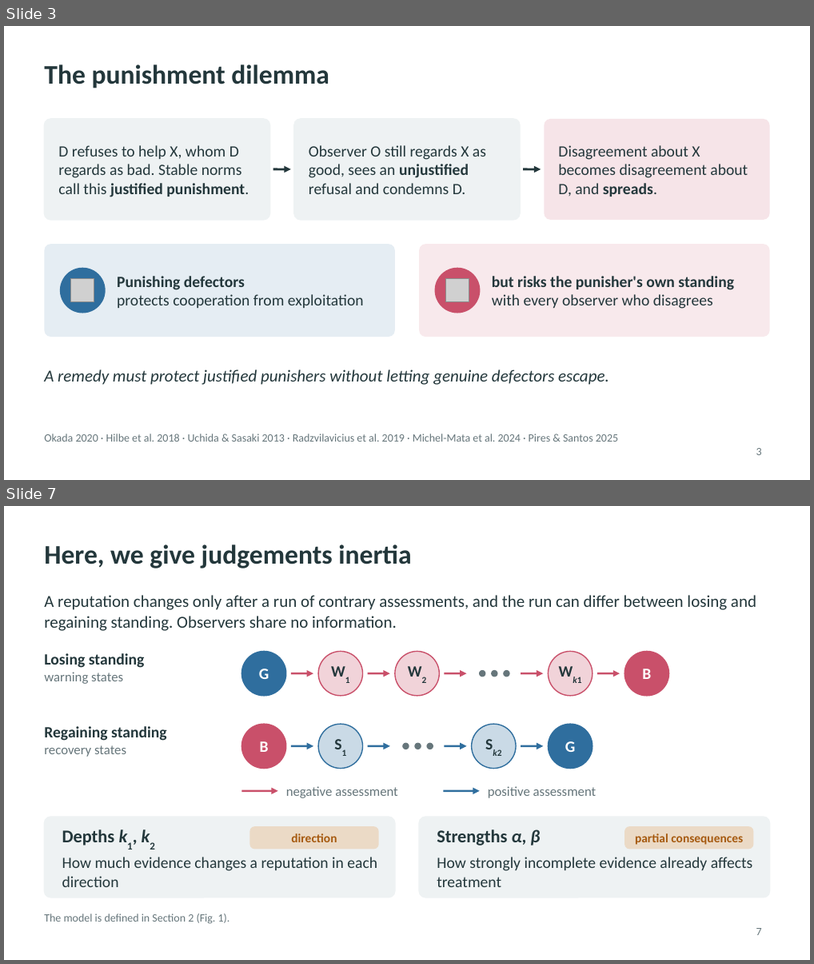
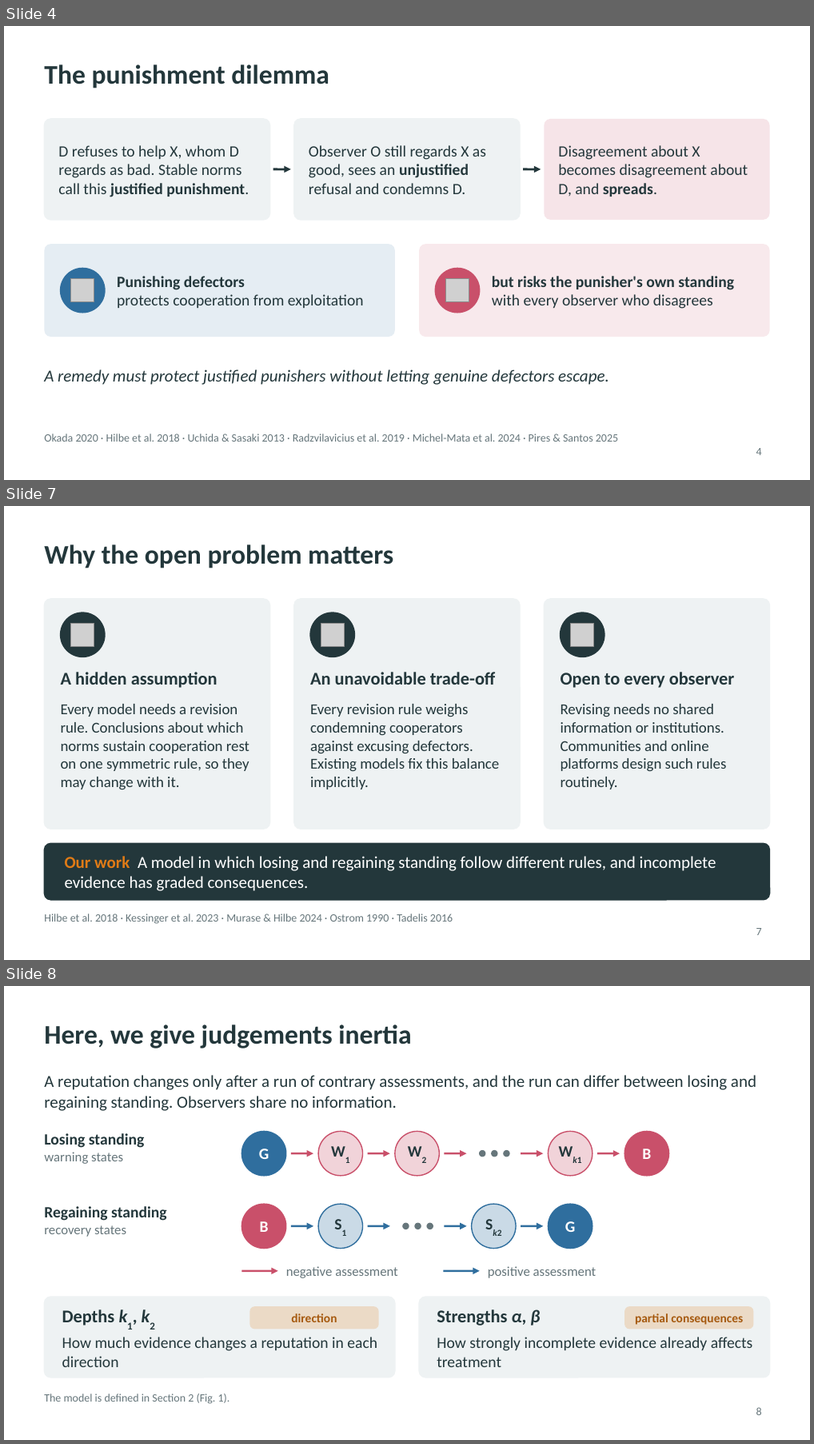
Before and after one commit to JoeWynn7/IR_paper, a slide deck: Slides/IR_motivation_section.pptx. Shown one above the other, each under a label of ours: slides 3 and 7 before the commit, slides 4, 7 and 8 after it; the slides between them are not shown. The pictures are 814x964 and 814x1444 pixels, drawn with LibreOffice and Linux fonts; fonts in the diff are those of the drawing; grey boxes stand for pictures. Boxes give left, top, right and bottom in pixels: in the first picture for what was removed or moved away, otherwise in the second. Text is boxed around its words. In the diff, an @@ line names an element or a change of style, - is before the commit and + after.

```diff
--- a/Slides/IR_motivation_section.pptx
+++ b/Slides/IR_motivation_section.pptx
@@ slide 7 added at [4,506,810,960], background #FFFFFF @@
@@ title added at [44,544,394,568], 24 pt, text #23373B, bold @@
+Why the open problem matters
@@ rounded rectangle added at [44,599,270,828], fill #EEF2F3, outline #EEF2F3 1 pt @@
@@ rounded rectangle added at [294,599,520,828], fill #EEF2F3, outline #EEF2F3 1 pt @@
@@ rounded rectangle added at [544,599,770,828], fill #EEF2F3, outline #EEF2F3 1 pt @@
@@ ellipse added at [61,612,105,656], fill #23373B, outline #23373B 1 pt @@
@@ picture added at [71,623,94,646] @@
@@ ellipse added at [310,612,354,656], fill #23373B, outline #23373B 1 pt @@
@@ picture added at [321,623,344,646] @@
@@ ellipse added at [561,612,605,656], fill #23373B, outline #23373B 1 pt @@
@@ picture added at [571,623,594,646] @@
@@ text added at [61,672,218,688], 16 pt, text #23373B, bold @@
+A hidden assumption
@@ text added at [310,672,496,684], 16 pt, text #23373B, bold @@
+An unavoidable trade-off
@@ text added at [561,672,735,688], 16 pt, text #23373B, bold @@
+Open to every observer
@@ text added at [61,704,250,790], 13.5 pt, text #23373B @@
+Every model needs a revision rule. Conclusions about which norms sustain cooperation rest on one symmetric rule, so they may change with it.
@@ text added at [310,704,499,789], 13.5 pt, text #23373B @@
+Every revision rule weighs condemning cooperators against excusing defectors. Existing models fix this balance implicitly.
@@ text added at [561,704,726,789], 13.5 pt, text #23373B @@
+Revising needs no shared information or institutions. Communities and online platforms design such rules routinely.
@@ rounded rectangle added at [44,843,770,900], fill #23373B, outline #23373B 1 pt @@
@@ text added at [65,856,717,891], 15 pt, text #FFFFFF @@
+Our work A model in which losing and regaining standing follow different rules, and incomplete evidence has graded consequences.
@@ text added at [44,913,453,924], 10 pt, text #66767B @@
+Hilbe et al. 2018 · Kessinger et al. 2023 · Murase & Hilbe 2024 · Ostrom 1990 · Tadelis 2016
@@ page number added at [757,928,762,935], 10 pt, text #66767B @@
+7
@@ what was slide 3 is now slide 4 @@
@@ page number at [757,448,762,455]: text changed @@
-3
+4
@@ what was slide 7 is now slide 8 @@
@@ page number at [757,1407,762,1415]: text changed @@
-7
+8
```
Also in this commit, not shown: 2 slides changed, 1 other slide added, 1 slide removed, 10 other files.
